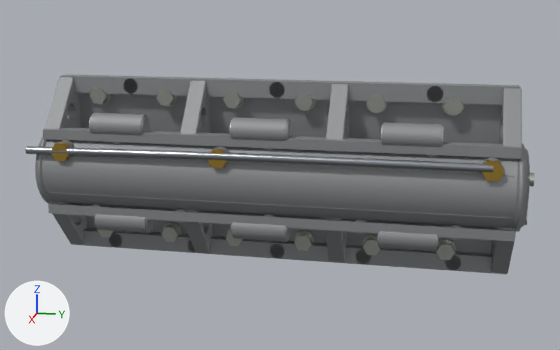
What one commit did to the glTF model porsche-911sc-engine/parts/cam-housing-right.glb.
Both versions are drawn from a 50 mm camera at (897.0, 104.0, 152.0) aimed at (293.0, -17.0, 1.0). The lights are fixed; the arrows at lower left show +X, +Y and +Z. The older version comes first. Where no turn or scale is listed for an object, it has been applied to the vertices. Vertices at exactly the same position are counted once.

In view in the first picture: 'cam-housing-right:brass', 'cam-housing-right:castAlu', 'cam-housing-right:steel', 'cam-housing-right:zincPlate' and 1 more.
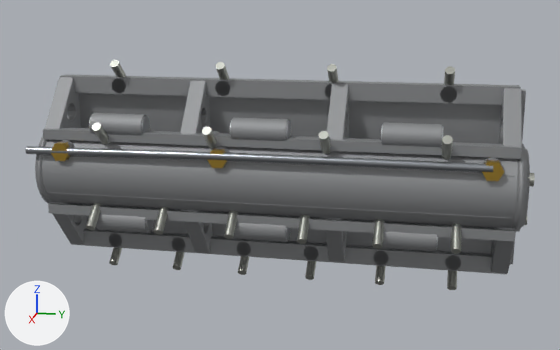
What the commit changed:
me_mesh_0 is used by ob_cam_housing_right_castalu; location (292.0, -20.5, 0.0).
me_mesh_0 had 2912 vertices, 5440 faces and spanned x -34.0..34.0, y -196.0..196.0, z -76.0..76.0.
me_mesh_0 now has 3032 vertices, 5664 faces and spans x -34.0..34.0, y -196.0..196.0, z -76.0..76.0.
me_mesh_0 part 1: the loose piece of 30 vertices spanning x -24.0..-12.0, y 118.0..131.0, z 63.0..75.0 is moved by (0.0, 11.0, 0.0).
me_mesh_0 part 2: the loose piece of 30 vertices spanning x -24.0..-12.0, y -8.0..5.0, z 63.0..75.0 is moved by (0.0, 45.0, 0.0).
me_mesh_0 part 3: the loose piece of 30 vertices spanning x -24.0..-12.0, y -134.0..-121.0, z 63.0..75.0 is moved by (0.0, 81.0, 0.0).
me_mesh_0 part 4: the loose piece of 30 vertices spanning x 13.0..23.0, y -81.0..-69.0, z -38.0..-26.0 is moved by (0.0, 28.0, 64.0).
me_mesh_0 part 5: the loose piece of 30 vertices spanning x -24.0..-12.0, y -82.0..-68.0, z -75.0..-63.0 is moved by (0.0, -63.0, 138.0).
me_mesh_0 part 6: the loose piece of 30 vertices spanning x -24.0..-12.0, y 65.0..78.0, z -75.0..-63.0 is moved by (0.0, 15.0, 0.0).
me_mesh_0 part 7: the loose piece of 30 vertices spanning x -24.0..-12.0, y -8.0..5.0, z -75.0..-63.0 is moved by (0.0, 29.0, 0.0).
me_mesh_0 part 8: a new loose piece, a 14-sided cylinder along x spanning x -24.0..-12.0, y -37.0..-24.0, z -75.0..-63.0, in mat_castalu (grey #96989a).
me_mesh_0 part 9: 4 vertices moved from x -30.0..-20.0, y 189.0, z -70.0..72.0 to x -30.0..-20.0, y 193.0, z -70.0..72.0.
Other edits to the shape of me_mesh_0 do not show in these pictures.
me_mesh_4 is used by ob_cam_housing_right_zincplate; parent ob_cam_housing_right; location (292.3, -3.75, 0.0); scale (182.0, 182.0, 182.0).
me_mesh_4 had 618 vertices, 1128 faces and spanned x -0.14..0.14, y -1.0..1.0, z -0.38..0.38.
me_mesh_4 now has 482 vertices, 872 faces and spans x -0.19..0.19, y -1.0..1.0, z -0.52..0.52.
me_mesh_4 part 10: 24 loose pieces with 576 vertices, spanning x -0.1..-0.06, y -1.0..0.72, z -0.38..0.38, are deleted.
me_mesh_4 part 11: 220 vertices added at x -0.19..0.19, y 0.0..0.72, z -0.52..0.52.
me_mesh_4 part 12: 220 vertices added at x -0.19..0.19, y -1.0..-0.29, z -0.52..0.52.
Other edits to the shape of me_mesh_4 do not show in these pictures.
Object 'cam-housing-right:zincPlate' (ob_cam_housing_right_zincplate) moves from (292.3, -3.75, 0.0) to (297.9, 2.83, 0.0).
Object 'cam-housing-right:zincPlate' (ob_cam_housing_right_zincplate) is rescaled from (182.0, 182.0, 182.0) to (176.0, 176.0, 176.0).

What differs and where, as boxes [x1, y1, x2, y2] in the pictures (560 x 350 px; the box of a moved part takes in the faces that stretch with it):
'cam-housing-right:zincPlate', reshaped, moved, rescaled (34% taller)
    before: [90, 88, 535, 260]
    after: [86, 60, 535, 290]
part 1 of me_mesh_0, moved or reshaped
    before: [427, 86, 443, 101]
    after: [440, 86, 457, 102]
part 2 of me_mesh_0, moved or reshaped
    before: [269, 83, 284, 98]
    after: [325, 83, 332, 98]
part 3 of me_mesh_0, moved or reshaped
    before: [124, 78, 137, 94]
    after: [216, 81, 230, 96]
part 4 of me_mesh_0, moved or reshaped
    before: [176, 209, 186, 223]
    after: [213, 131, 220, 147]
part 5 of me_mesh_0, moved or reshaped
    before: [188, 242, 194, 252]
    after: [112, 78, 126, 93]
part 6 of me_mesh_0, moved or reshaped
    before: [356, 249, 371, 264]
    after: [373, 251, 389, 265]
part 7 of me_mesh_0, moved or reshaped
    before: [270, 244, 284, 258]
    after: [304, 246, 319, 260]
part 8 of me_mesh_0, added
    after: [236, 242, 251, 256]
part 9 of me_mesh_0, moved or reshaped
    before: [79, 93, 501, 254]
    after: [79, 89, 526, 264]
part 10 of me_mesh_4, deleted
    before: [90, 88, 464, 260]
part 11 of me_mesh_4, added
    after: [297, 64, 462, 290]
part 12 of me_mesh_4, added
    after: [86, 60, 249, 275]
